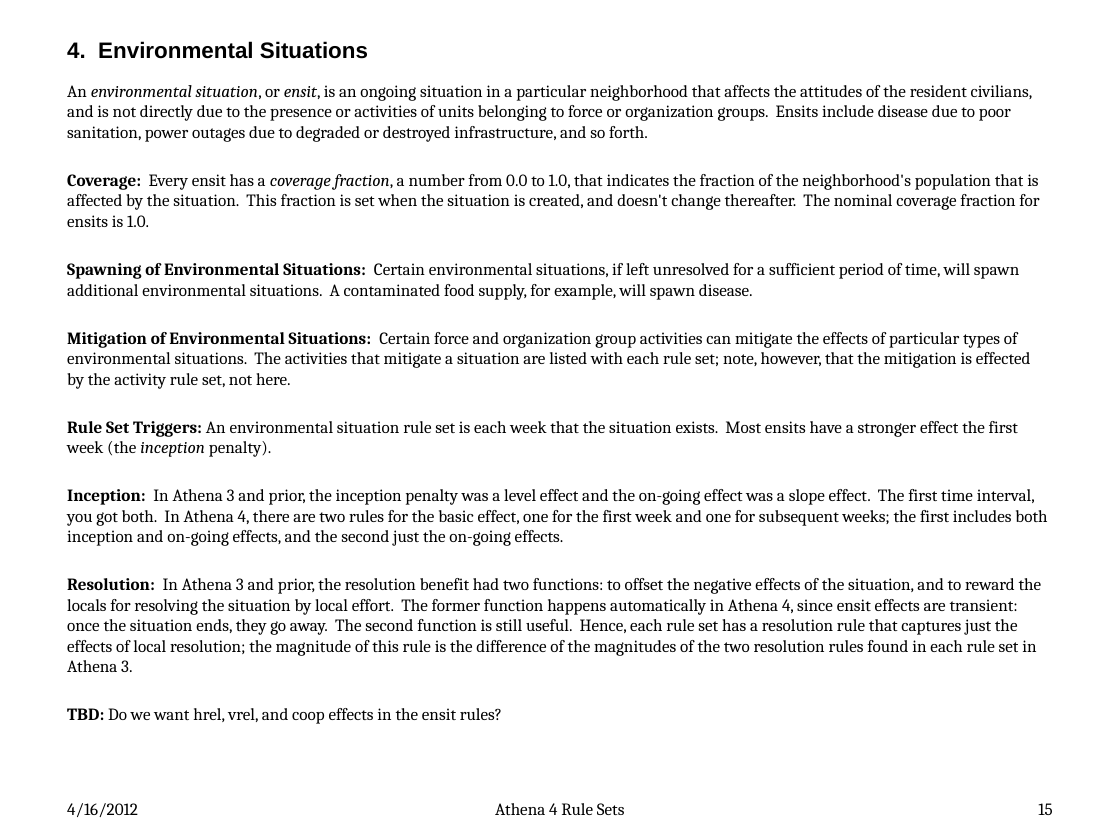
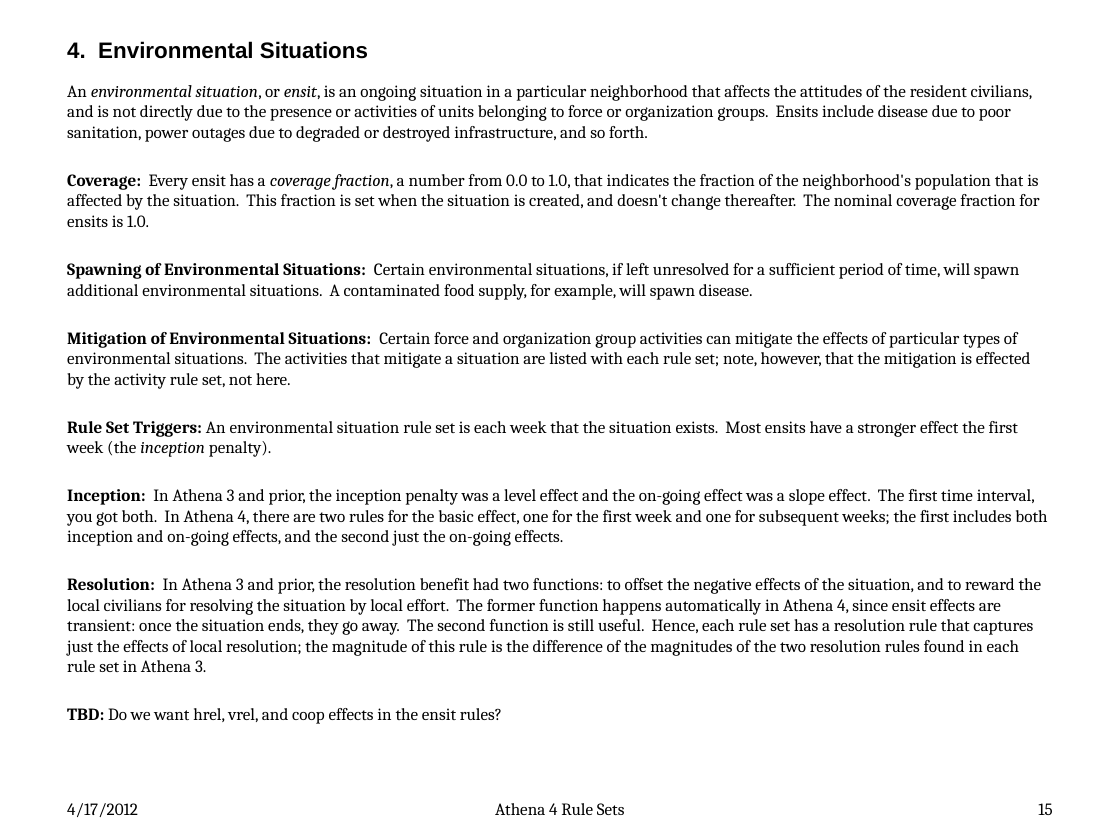
Before and after one commit to AthenaModel/athena-legacy, a slide deck: slide 15 of docs/dev/rules.pptx. Drawn at 1120x840 pixels with LibreOffice and Linux fonts; fonts in the diff are those of the drawing. Boxes give left, top, right and bottom in pixels: in the first picture for what was removed or moved away, otherwise in the second. Text is boxed around its words. In the diff, an @@ line names an element or a change of style, - is before the commit and + after.

```diff
--- a/docs/dev/rules.pptx
+++ b/docs/dev/rules.pptx
@@ text at (67, 578, 1042, 672): text changed @@
-Resolution: In Athena 3 and prior, the resolution benefit had two functions: to offset the negative effects of the situation, and to reward the locals for resolving the situation by local effort. The former function happens automatically in Athena 4, since ensit effects are transient: once the situation ends, they go away. The second function is still useful. Hence, each rule set has a resolution rule that captures just the effects of local resolution; the magnitude of this rule is the difference of the magnitudes of the two resolution rules found in each rule set in Athena 3.
+Resolution: In Athena 3 and prior, the resolution benefit had two functions: to offset the negative effects of the situation, and to reward the local civilians for resolving the situation by local effort. The former function happens automatically in Athena 4, since ensit effects are transient: once the situation ends, they go away. The second function is still useful. Hence, each rule set has a resolution rule that captures just the effects of local resolution; the magnitude of this rule is the difference of the magnitudes of the two resolution rules found in each rule set in Athena 3.
@@ text at (67, 803, 138, 817): text changed @@
-4/16/2012
+4/17/2012
```
Also in this commit, not shown: 73 other slides changed.
